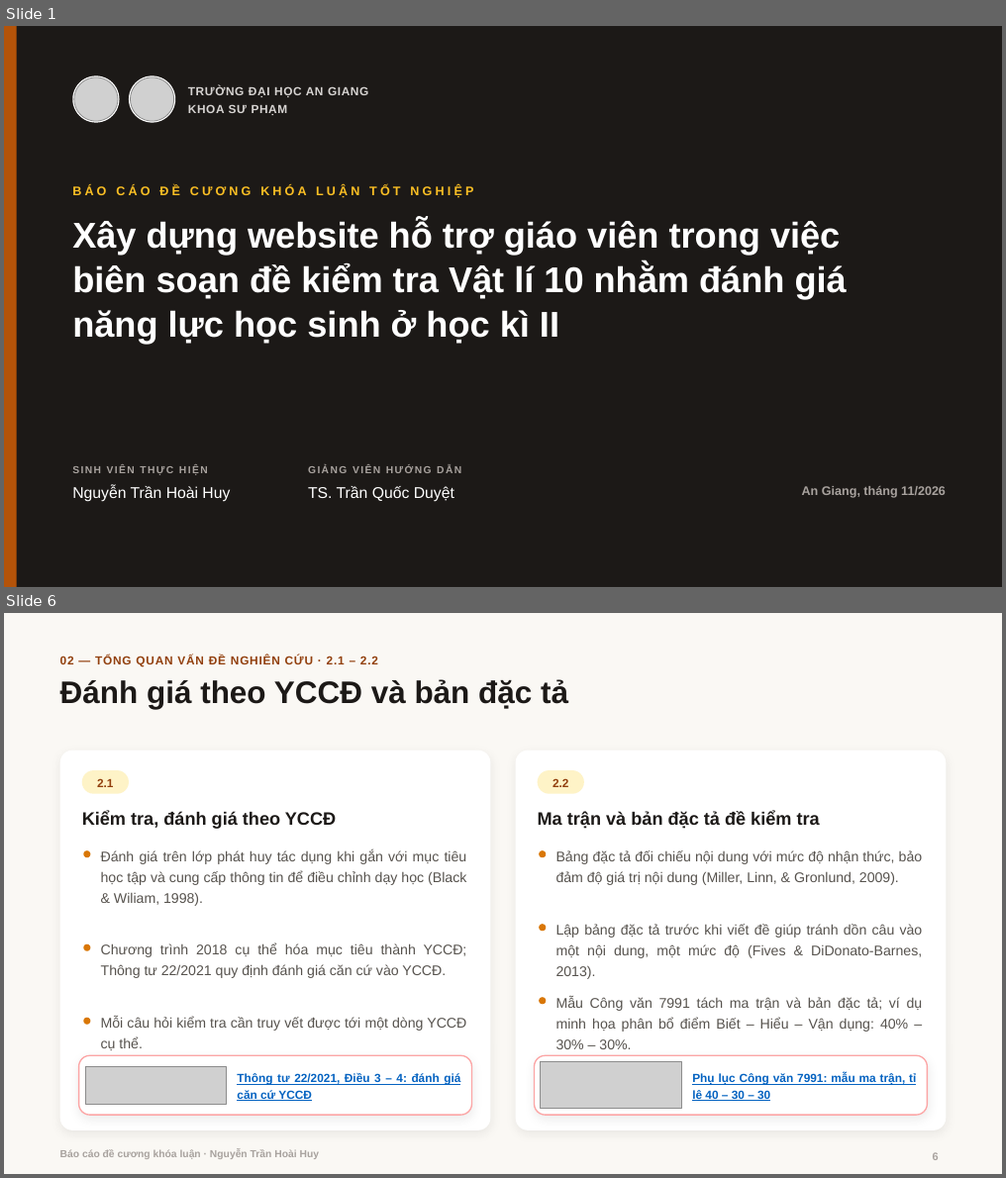
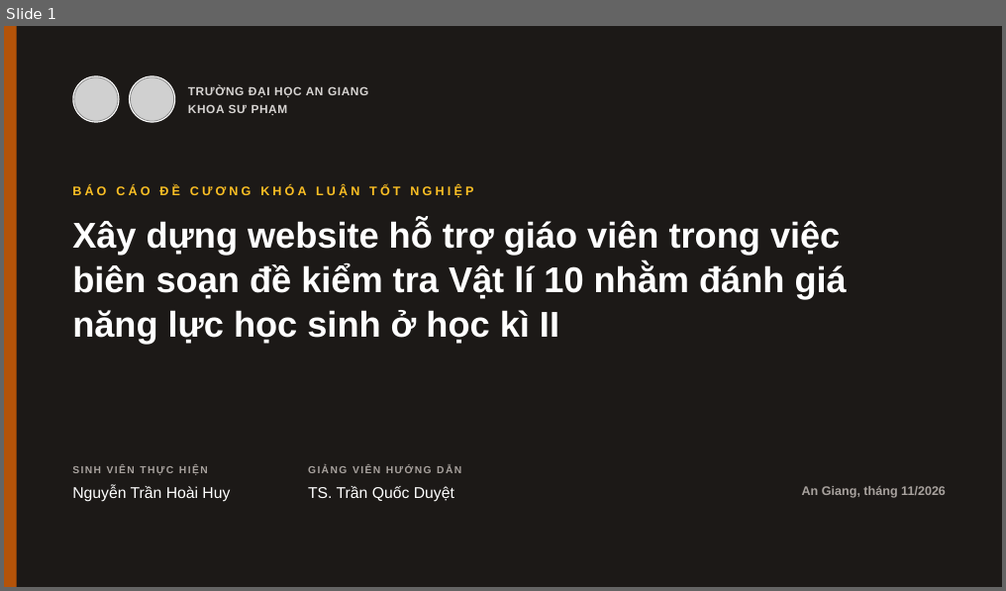
Before and after one commit to hoaihuy2609/kltn, a slide deck: tai-ve/Bao_cao_de_cuong.pptx. Shown one above the other, each under a label of ours: slides 1 and 6 before the commit, slide 1 after it; the slides between them are not shown. The pictures are 1006x1178 and 1006x591 pixels, drawn with LibreOffice and Linux fonts; fonts in the diff are those of the drawing; grey boxes stand for pictures; background and template pictures are left out. Boxes give left, top, right and bottom in pixels: in the first picture for what was removed or moved away, otherwise in the second. Text is boxed around its words. In the diff, an @@ line names an element or a change of style, - is before the commit and + after.

```diff
--- a/tai-ve/Bao_cao_de_cuong.pptx
+++ b/tai-ve/Bao_cao_de_cuong.pptx
@@ slide 6 removed at bbox=[4, 613, 1002, 1174], background #FAF8F4 @@
@@ text removed at bbox=[60, 656, 378, 667] @@
-02 — TỔNG QUAN VẤN ĐỀ NGHIÊN CỨU · 2.1 – 2.2
@@ title removed at bbox=[60, 679, 568, 709] @@
-Đánh giá theo YCCĐ và bản đặc tả
@@ rounded rectangle removed at bbox=[60, 750, 491, 1131] @@
@@ rounded rectangle removed at bbox=[515, 750, 945, 1131] @@
@@ rounded rectangle removed at bbox=[82, 770, 129, 793] @@
@@ text removed at bbox=[97, 778, 113, 787] @@
-2.1
@@ rounded rectangle removed at bbox=[537, 770, 583, 793] @@
@@ text removed at bbox=[552, 778, 568, 787] @@
-2.2
@@ text removed at bbox=[82, 811, 336, 829] @@
-Kiểm tra, đánh giá theo YCCĐ
@@ text removed at bbox=[538, 811, 820, 829] @@
-Ma trận và bản đặc tả đề kiểm tra
@@ ellipse removed at bbox=[83, 851, 90, 858] @@
@@ text removed at bbox=[101, 851, 467, 906] @@
-Đánh giá trên lớp phát huy tác dụng khi gắn với mục tiêu học tập và cung cấp thông tin để điều chỉnh dạy học (Black & Wiliam, 1998).
@@ ellipse removed at bbox=[540, 851, 546, 858] @@
@@ text removed at bbox=[556, 851, 923, 885] @@
-Bảng đặc tả đối chiếu nội dung với mức độ nhận thức, bảo đảm độ giá trị nội dung (Miller, Linn, & Gronlund, 2009).
@@ ellipse removed at bbox=[540, 925, 546, 931] @@
@@ text removed at bbox=[556, 924, 923, 979] @@
-Lập bảng đặc tả trước khi viết đề giúp tránh dồn câu vào một nội dung, một mức độ (Fives & DiDonato-Barnes, 2013).
@@ ellipse removed at bbox=[83, 945, 90, 952] @@
@@ text removed at bbox=[101, 944, 467, 978] @@
-Chương trình 2018 cụ thể hóa mục tiêu thành YCCĐ; Thông tư 22/2021 quy định đánh giá căn cứ vào YCCĐ.
@@ ellipse removed at bbox=[540, 998, 546, 1004] @@
@@ text removed at bbox=[556, 997, 923, 1050] @@
-Mẫu Công văn 7991 tách ma trận và bản đặc tả; ví dụ minh họa phân bổ điểm Biết – Hiểu – Vận dụng: 40% – 30% – 30%.
@@ ellipse removed at bbox=[83, 1018, 90, 1025] @@
@@ text removed at bbox=[101, 1017, 466, 1051] @@
-Mỗi câu hỏi kiểm tra cần truy vết được tới một dòng YCCĐ cụ thể.
@@ rounded rectangle removed at bbox=[79, 1057, 472, 1115] @@
@@ rounded rectangle removed at bbox=[534, 1057, 927, 1115] @@
@@ picture removed at bbox=[85, 1067, 227, 1104] @@
@@ text removed at bbox=[237, 1073, 460, 1101] @@
-Thông tư 22/2021, Điều 3 – 4: đánh giá căn cứ YCCĐ
@@ picture removed at bbox=[541, 1062, 682, 1109] @@
@@ text removed at bbox=[692, 1073, 916, 1101] @@
-Phụ lục Công văn 7991: mẫu ma trận, tỉ lệ 40 – 30 – 30
@@ text removed at bbox=[60, 1150, 319, 1159] @@
-Báo cáo đề cương khóa luận · Nguyễn Trần Hoài Huy
@@ page number removed at bbox=[933, 1153, 939, 1160] @@
-6
```
Also in this commit, not shown: 9 slides changed, 2 slides added, 9 other slides removed, 4 other files.
